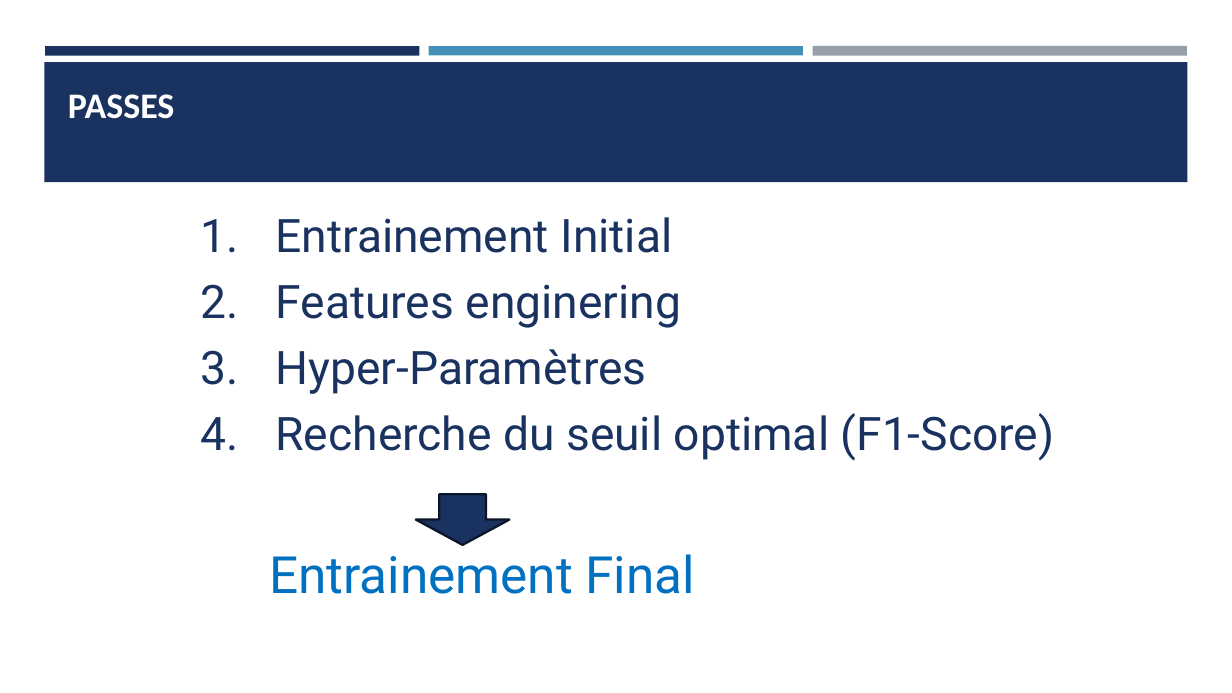
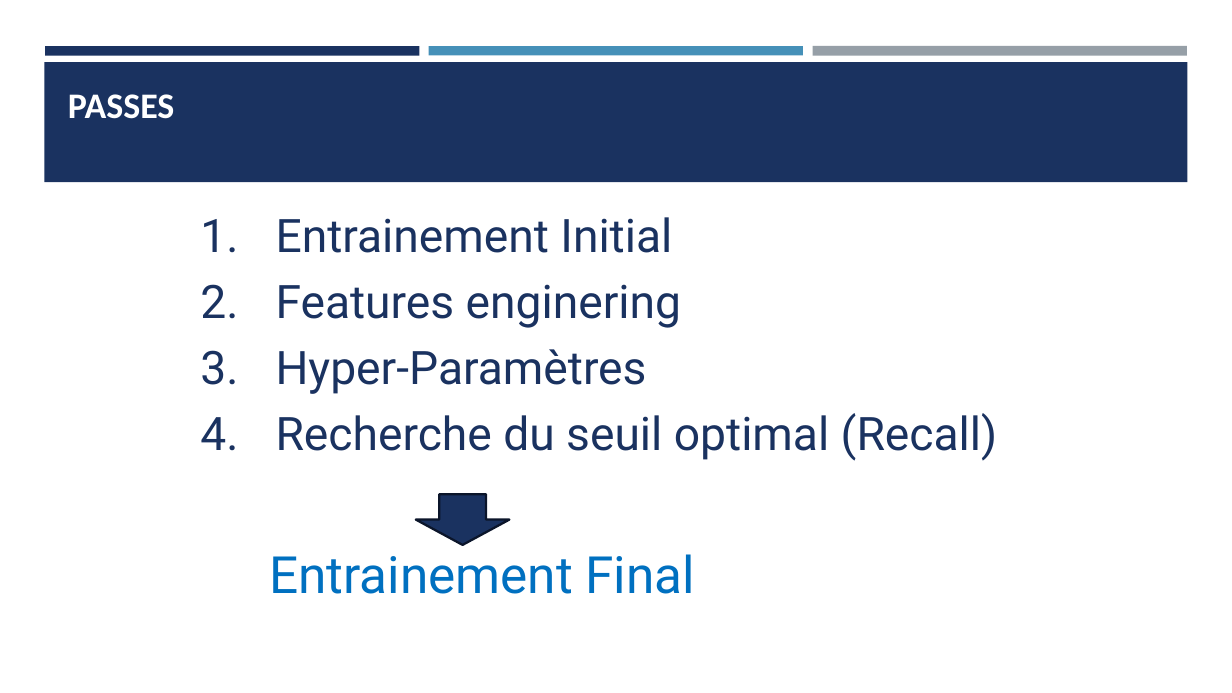
Before and after one commit to Ace4teaM/OCR-NovaTech, a slide deck: slide 26 of Presentation.pptx. Drawn at 1232x693 pixels with LibreOffice and Linux fonts; fonts in the diff are those of the drawing. Boxes give left, top, right and bottom in pixels: in the first picture for what was removed or moved away, otherwise in the second. Text is boxed around its words. In the diff, an @@ line names an element or a change of style, - is before the commit and + after.

Commit message:
Corriger la mention “Recherche du seuil optimal (F1-Score)”

```diff
--- a/Presentation.pptx
+++ b/Presentation.pptx
@@ text at box(276, 413, 998, 461): text changed @@
-4. Recherche du seuil optimal (F1-Score)
+4. Recherche du seuil optimal (Recall)
```
Also in this commit, not shown: 2 other slides changed.
